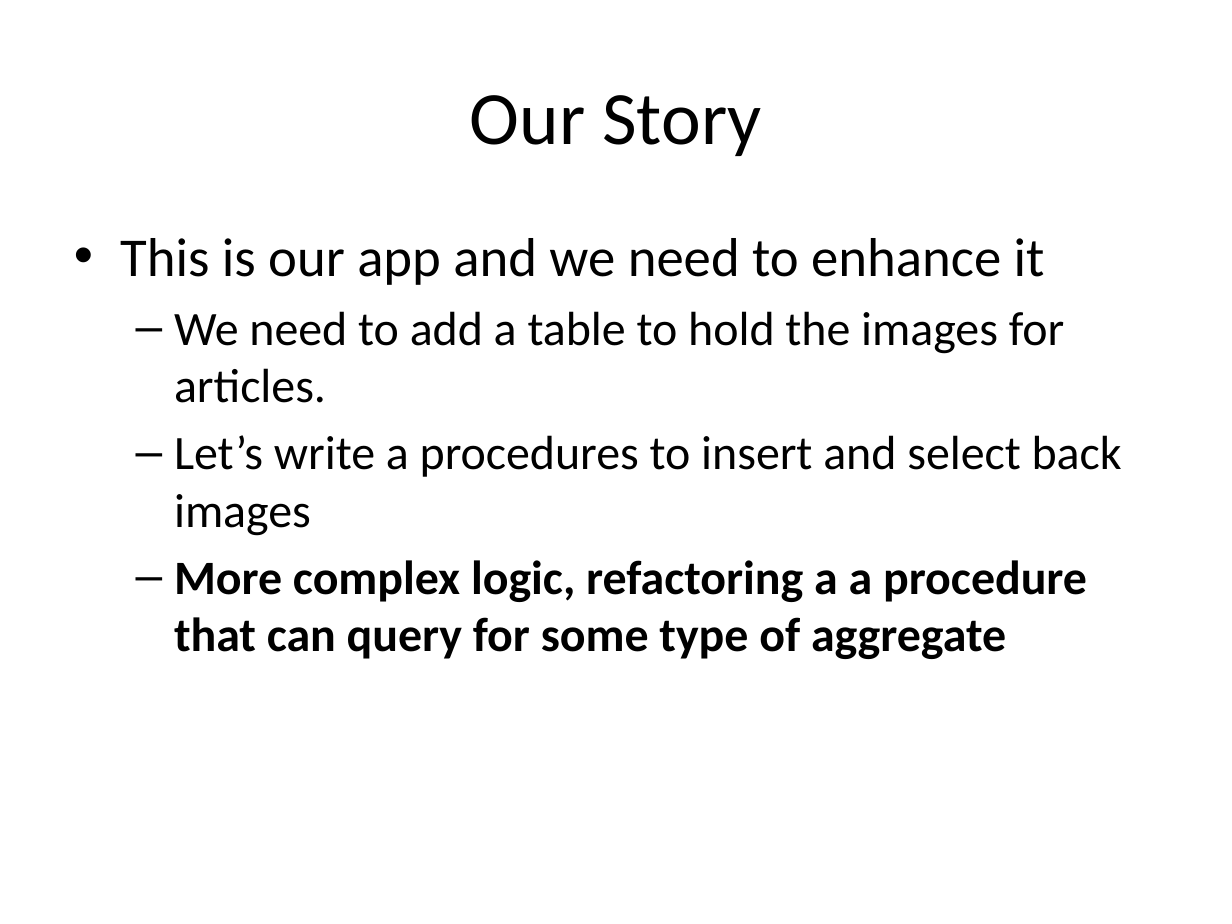
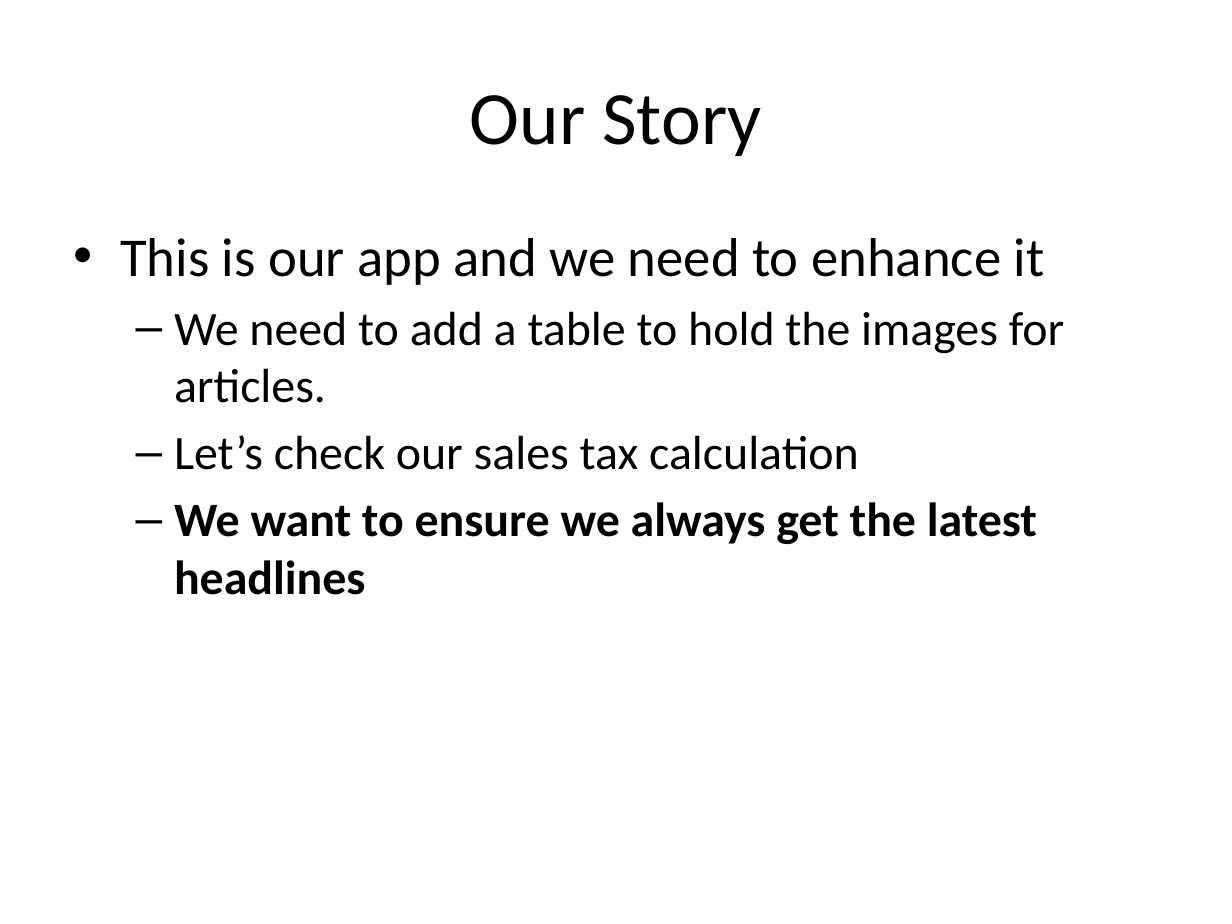
Before and after one commit to way0utwest/UnitTestingTSQL, a slide deck: slide 22 of UnitTestingTSQL.pptx (slide 18 before the commit). Drawn at 1232x924 pixels with LibreOffice and Linux fonts; fonts in the diff are those of the drawing. Boxes give left, top, right and bottom in pixels: in the first picture for what was removed or moved away, otherwise in the second. Text is boxed around its words. In the diff, an @@ line names an element or a change of style, - is before the commit and + after.

```diff
--- a/UnitTestingTSQL.pptx
+++ b/UnitTestingTSQL.pptx
@@ text at box(174, 435, 1037, 595): text changed @@
-  – Let’s write a procedures to insert and select back images
-  – More complex logic, refactoring a a procedure that can query for some type of aggregate
+  – Let’s check our sales tax calculation
+  – We want to ensure we always get the latest headlines
```
Also in this commit, not shown: 4 other slides changed, 6 slides added, 2 slides removed, 5 other files.
